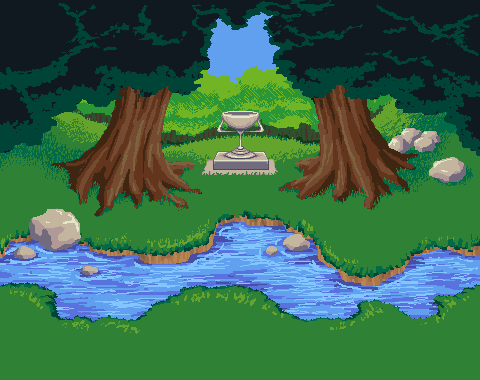
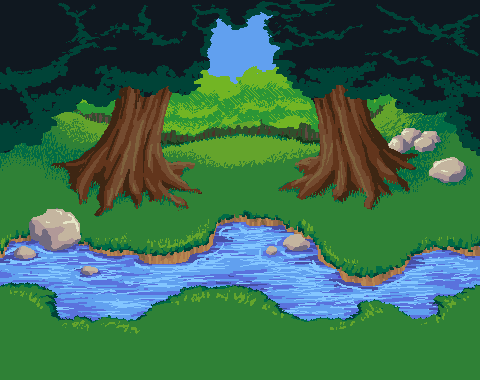
Layers edited between the first and the second 480px x 380px image:
hid "Cup" over <box>202,111,278,175</box>
added layer "Trees" above "River" over <box>52,64,403,175</box>
painted on "Background" over <box>52,64,403,175</box>
